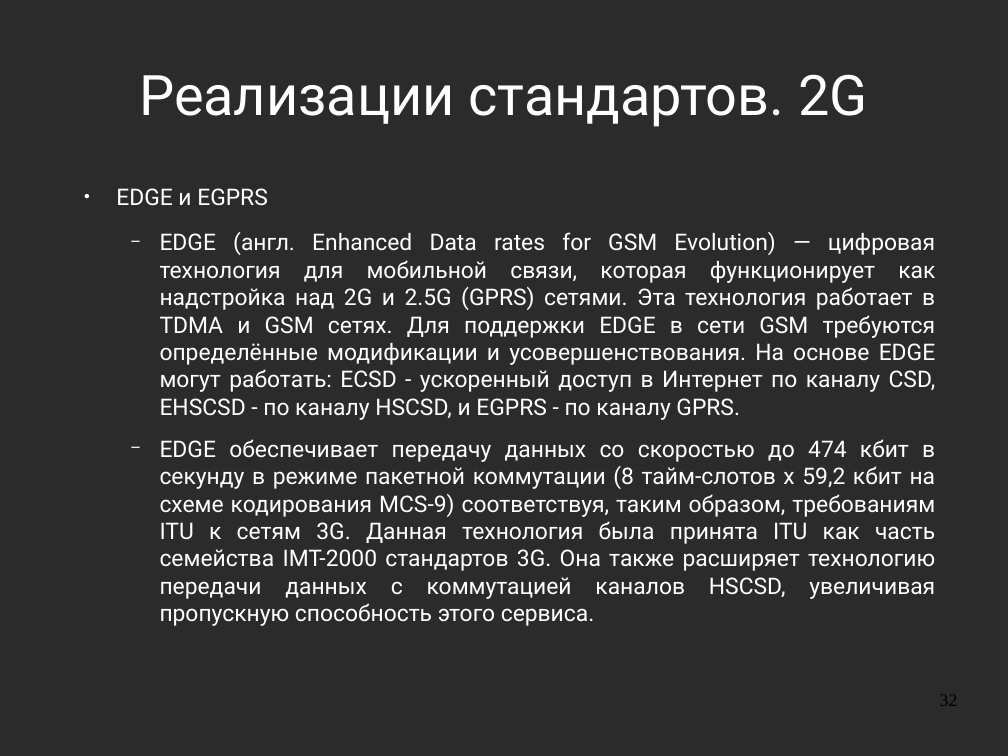
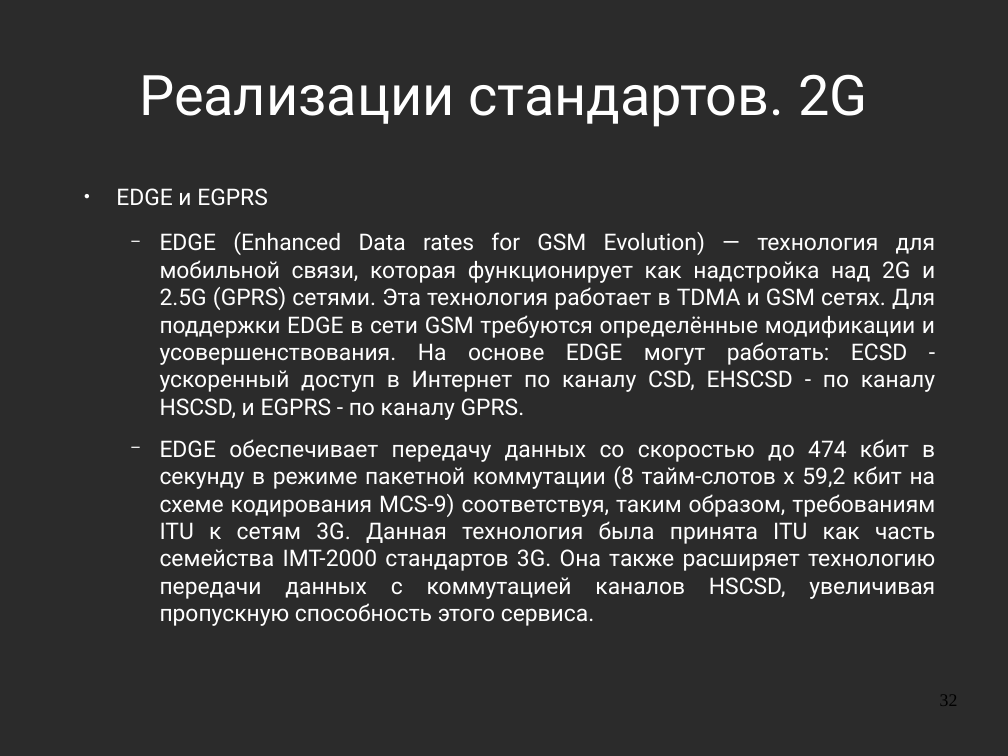
Before and after one commit to aeremenok/a-team-777, a slide deck: slide 32 of 10/smm/doc/eav_wireless.odp. Drawn at 1008x756 pixels with LibreOffice and Linux fonts; fonts in the diff are those of the drawing; background and template pictures are left out; a plain dark background stands for a picture behind light text. Boxes give left, top, right and bottom in pixels: in the first picture for what was removed or moved away, otherwise in the second. Text is boxed around its words. In the diff, an @@ line names an element or a change of style, - is before the commit and + after.

```diff
--- a/10/smm/doc/eav_wireless.odp
+++ b/10/smm/doc/eav_wireless.odp
@@ text at (160, 232, 936, 420): text changed @@
-  − EDGE (англ. Enhanced Data rates for GSM Evolution) — цифровая технология для мобильной связи, которая функционирует как надстройка над 2G и 2.5G (GPRS) сетями. Эта технология работает в TDMA и GSM сетях. Для поддержки EDGE в сети GSM требуются определённые модификации и усовершенствования. На основе EDGE могут работать: ECSD - ускоренный доступ в Интернет по каналу CSD, EHSCSD - по каналу HSCSD, и EGPRS - по каналу GPRS.
+  − EDGE (Enhanced Data rates for GSM Evolution) — технология для мобильной связи, которая функционирует как надстройка над 2G и 2.5G (GPRS) сетями. Эта технология работает в TDMA и GSM сетях. Для поддержки EDGE в сети GSM требуются определённые модификации и усовершенствования. На основе EDGE могут работать: ECSD - ускоренный доступ в Интернет по каналу CSD, EHSCSD - по каналу HSCSD, и EGPRS - по каналу GPRS.
```
Also in this commit, not shown: 22 other slides changed.
